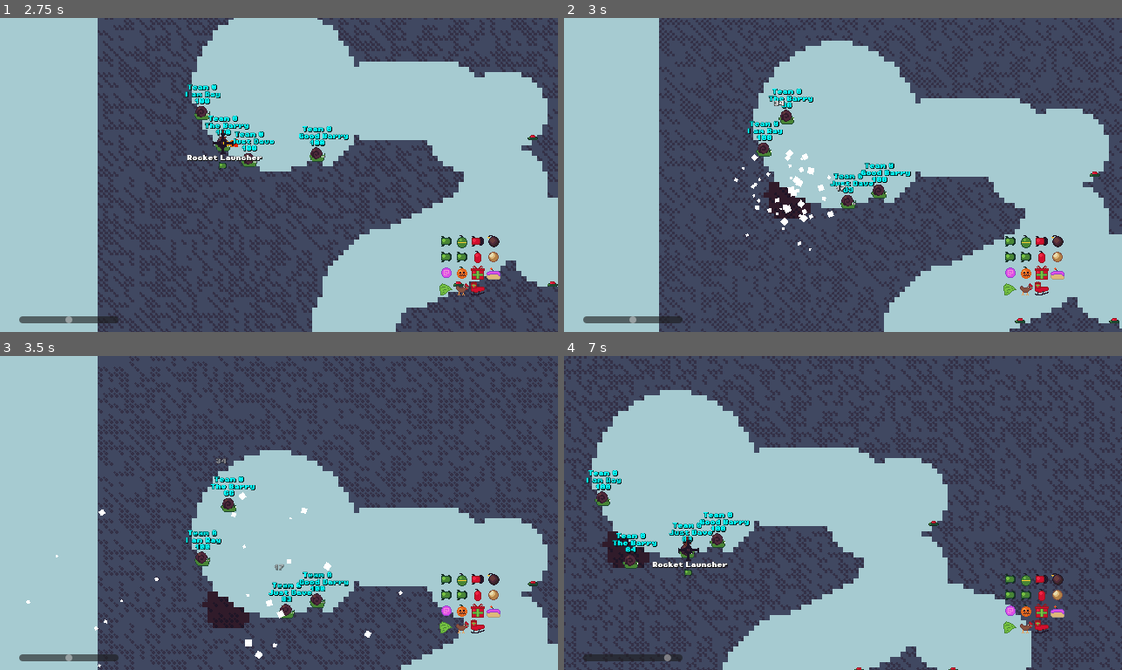
Above: before the commit, frames 1-4 (two rows, left to right).
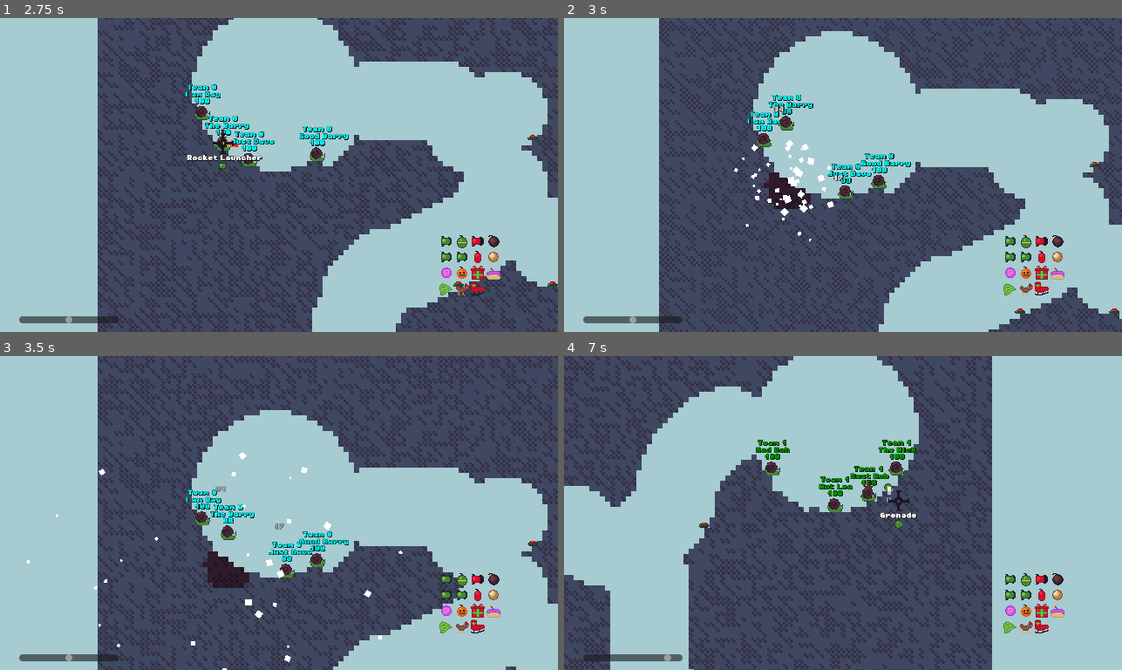
Above: after the commit, the same moments.

Repository: codingbanana21/Snail-Wars
Game: Godot game, scene res://scenes/main_menu.tscn
The game is run twice, just before and just after one commit, with the same random seed, the same clock (stepped at 60 frames per second) and the same inputs.
Inputs (mouse positions are in pixels of both pictures, inside the frame that each line leads up to):
- Up to frame 1 (2.75 s): click (401, 278) at 0.52 s; type "12" at 0.6 s; click "Mine time" at 1.25 s; tap Enter (skip) at 2 s; move the mouse to (401, 159) at 2.02 s; press the mouse at (401, 159) at 2.03 s; hold D (right) from 2.03 s (still down); tap W (jump) at 2.27 s
- Up to frame 2 (3 s): keep holding D (right); move the mouse to (731, 190) at 2.77 s; release the mouse at (731, 190) at 2.78 s; tap Mouse wheel down (last_weapon) at 2.85 s
- Up to frame 3 (3.5 s): keep holding D (right); tap W (jump) at 3.02 s
- Up to frame 4 (7 s): move the mouse to (898, 443) at 3.52 s; release D (right) at 3.53 s; hold A (left) 3.53-4.28 s; right-click (898, 443) at 3.6 s; move the mouse to (837, 519) at 4.27 s; hold D (right) 4.28-5.78 s; tap Mouse wheel up (next_weapon) at 4.35 s; tap W (jump) at 4.52, 5.27, 6.02 s; move the mouse to (887, 516) at 5.02 s; press the mouse at (887, 516) at 5.03 s; move the mouse to (798, 509) at 5.77 s; release the mouse at (798, 509) at 5.78 s; hold S (back_jump) 5.78-6.53 s; tap Mouse wheel down (last_weapon) at 5.85 s; move the mouse to (848, 513) at 6.52 s; hold D (right) from 6.53 s (still down); right-click (848, 513) at 6.6 s

Frame 1 is identical in both runs. In frame 2, 22% of the frame differs, in the area x 17-100%, y 0-100%; in frame 3, 38%; in frame 4, 71%, in the area x 0-100%, y 0-100%.

Commit message:
Projectile chanages

Diff:
--- a/projectiles/air_strike.tscn
+++ b/projectiles/air_strike.tscn
@@ -3,7 +3,7 @@
 [ext_resource type="PackedScene" uid="uid://cubfm8w8o5obj" path="res://projectiles/projectile.tscn" id="1_y44nj"]
 
 [node name="AirStrike" unique_id=791496552 instance=ExtResource("1_y44nj")]
-size = 7
+size = 6.5
 speed = 0
 min_speed = 300
 gravity = 300
--- a/projectiles/bullet.tscn
+++ b/projectiles/bullet.tscn
@@ -9,7 +9,7 @@
 [node name="Bullet" unique_id=791496552 instance=ExtResource("1_4ambd")]
 damage = 35
 size = 3
-knockback = 30
+knockback = 20
 speed = 0
 min_speed = 1000
 gravity = 0
--- a/projectiles/cake_tnt.tscn
+++ b/projectiles/cake_tnt.tscn
@@ -8,8 +8,8 @@
 
 [node name="CakeTNT" unique_id=791496552 instance=ExtResource("1_ipt5o")]
 damage = 100
-size = 10
-knockback = 100
+size = 9.0
+knockback = 80
 speed = 0
 min_speed = 0
 timer = 1.0
--- a/projectiles/chicken.tscn
+++ b/projectiles/chicken.tscn
@@ -7,10 +7,12 @@
 size = Vector2(14, 11)
 
 [node name="Chicken" unique_id=791496552 instance=ExtResource("1_3yjh5")]
-damage = 30
+damage = 25
+size = 3
+knockback = 20
 gravity = 300
 spawns = Array[String](["egg"])
-spawn_time = 0.65
+spawn_time = 0.5
 
 [node name="Image" parent="." index="1" unique_id=2045045234]
 texture = ExtResource("2_77rtt")
--- a/projectiles/chrismas_present.tscn
+++ b/projectiles/chrismas_present.tscn
@@ -11,14 +11,14 @@
 
 [node name="ChrismasPresent" unique_id=791496552 instance=ExtResource("1_rgqa7")]
 damage = 15
-size = 3
+size = 3.5
 knockback = 20
 speed = 0
 min_speed = 0
 timer = 0.0
 end_player_turn = false
 effect_by_wind = false
-spawns = Array[String](["mine", "cake_tnt", "chrismas_present", "egg", "snail", "fragment"])
+spawns = Array[String](["mine", "cake_tnt", "chrismas_present", "egg", "snail", "spring"])
 
 [node name="Image" parent="." index="1" unique_id=2045045234]
 rotation = -1.5707964
--- a/projectiles/drill.tscn
+++ b/projectiles/drill.tscn
@@ -5,10 +5,9 @@
 
 [node name="Drill" unique_id=152536886 instance=ExtResource("1_d7knd")]
 damage = 10
-size = 3
+size = 3.5
 knockback = 30
 speed = 45
-min_speed = 60
 gravity = 300
 projectile_hp = 8
 hit_stun_time = 0.15
--- a/projectiles/drill_strike.tscn
+++ b/projectiles/drill_strike.tscn
@@ -5,12 +5,12 @@
 
 [node name="DrillStrike" unique_id=791496552 instance=ExtResource("1_qlak5")]
 damage = 10
-size = 3
+size = 3.5
 knockback = 30
 speed = 0
 min_speed = 300
 gravity = 300
-projectile_hp = 8
+projectile_hp = 6
 hit_stun_time = 0.15
 timer = 5.0
 spawn_at_mouse = true
--- a/projectiles/egg.tscn
+++ b/projectiles/egg.tscn
@@ -4,13 +4,13 @@
 [ext_resource type="Texture2D" uid="uid://ymo86tugl5dn" path="res://assets/images/egg.png" id="2_p7omn"]
 
 [sub_resource type="CapsuleShape2D" id="CapsuleShape2D_0rjek"]
-radius = 6.0
-height = 16.0
+radius = 5.0
+height = 12.0
 
 [node name="Egg" unique_id=791496552 instance=ExtResource("1_1jwhj")]
-damage = 15
-size = 3
-knockback = 30
+damage = 25
+size = 3.5
+knockback = 20
 speed = 0
 min_speed = 0
 players_projectile = false
@@ -18,5 +18,8 @@
 [node name="Image" parent="." index="1" unique_id=2045045234]
 texture = ExtResource("2_p7omn")
 
-[node name="CollisionShape2D" parent="DetectBox" parent_id_path=PackedInt32Array(289666369) index="0" unique_id=1905896826]
+[node name="DetectBox" parent="." index="3" unique_id=289666369]
+collision_layer = 0
+
+[node name="CollisionShape2D" parent="DetectBox" index="0" unique_id=1905896826]
 shape = SubResource("CapsuleShape2D_0rjek")
--- a/projectiles/father_chrismas.tscn
+++ b/projectiles/father_chrismas.tscn
@@ -13,7 +13,7 @@
 timer = 2.0
 effect_by_wind = false
 spawns = Array[String](["chrismas_present"])
-spawn_time = 0.35
+spawn_time = 0.25
 
 [node name="Image" parent="." index="1" unique_id=2045045234]
 texture = ExtResource("2_2nj0q")
--- a/projectiles/leaf.tscn
+++ b/projectiles/leaf.tscn
@@ -8,8 +8,8 @@
 
 [node name="Leaf" unique_id=791496552 instance=ExtResource("1_acmeg")]
 damage = 35
-size = 3
-knockback = 80
+size = 3.5
+knockback = 70
 life_steel = 30
 gravity = 300
 timer = 1.5
--- a/projectiles/mine.tscn
+++ b/projectiles/mine.tscn
@@ -10,9 +10,9 @@
 size = Vector2(9, 16)
 
 [node name="Mine" unique_id=791496552 instance=ExtResource("1_1y4n3")]
-damage = 35
-size = 4
-knockback = 30
+damage = 30
+size = 3.5
+knockback = 25
 speed = 0
 min_speed = 0
 timer = 0.0
--- a/projectiles/present.tscn
+++ b/projectiles/present.tscn
@@ -7,8 +7,8 @@
 size = Vector2(12, 11)
 
 [node name="Present" unique_id=791496552 instance=ExtResource("1_s7eb1")]
-damage = 15
-size = 3
+damage = 0
+size = 0.0
 knockback = 0
 speed = 0
 min_speed = 300
@@ -16,7 +16,7 @@
 spawn_at_mouse = true
 end_player_turn = false
 effect_by_wind = false
-spawns = Array[String](["air_strike", "pumkin_grenade", "teleporta", "tnt", "cake_tnt"])
+spawns = Array[String](["air_strike", "drill_strike", "pumkin_grenade", "teleporta", "tnt", "cake_tnt", ""])
 
 [node name="Image" parent="." index="1" unique_id=2045045234]
 texture = ExtResource("2_hm0fc")
--- a/projectiles/pumkin_grenade.tscn
+++ b/projectiles/pumkin_grenade.tscn
@@ -8,8 +8,8 @@
 
 [node name="PumkinGrenade" unique_id=791496552 instance=ExtResource("1_upu3b")]
 damage = 25
-size = 3
-knockback = 30
+size = 3.5
+knockback = 20
 timer = 1.0
 bounce = true
 end_player_turn = false
--- a/projectiles/snail.tscn
+++ b/projectiles/snail.tscn
@@ -7,8 +7,8 @@
 radius = 7.566373
 
 [node name="Snail" unique_id=791496552 instance=ExtResource("1_3a5e7")]
-damage = 20
-size = 4
+damage = 25
+size = 3.5
 knockback = 20
 speed = 0
 min_speed = 0
--- a/projectiles/super_mine.tscn
+++ b/projectiles/super_mine.tscn
@@ -11,7 +11,7 @@
 
 [node name="SuperMine" unique_id=791496552 instance=ExtResource("1_mw335")]
 scale = Vector2(1.5, 1.5)
-damage = 200
+damage = 300
 size = 50
 knockback = 200
 speed = 0
--- a/projectiles/teleporta.tscn
+++ b/projectiles/teleporta.tscn
@@ -8,7 +8,7 @@
 
 [node name="Teleporta" unique_id=791496552 instance=ExtResource("1_4dcfj")]
 damage = 25
-size = 3
+size = 3.5
 knockback = 20
 gravity = 300
 teleports_player = true
--- a/projectiles/tnt.tscn
+++ b/projectiles/tnt.tscn
@@ -10,7 +10,7 @@
 [node name="TNT" unique_id=791496552 instance=ExtResource("1_2ywih")]
 damage = 65
 size = 7
-knockback = 70
+knockback = 55
 speed = 0
 min_speed = 0
 bounce = true
--- a/scripts/Globals.gd
+++ b/scripts/Globals.gd
@@ -4,7 +4,7 @@
 const WEAPONS_NAMES: Array[String] = ["Rocket Launcher","Grenade","Drill Rocket","Bomb","Air Strike","Drill Strike","TNT","Gun","Teleporta","Pumkin Grenade","Present Strike","Cake TNT","Healing Leaf","Chicken","Father Chrismas"]
 const SAVE_PATH = "user://Save.tres"
 const GAME_VERSION: float = 0.4
-var WEAPON_SET: Array[Array] = [
+const WEAPON_SET: Array[Array] = [
 	[[-1,-1,2,3,1,1,1,3,2,1,1,0,1,1,0]],
 	[[-1,-1,-1,-1,-1,-1,-1,-1,-1,-1,-1,-1,-1,-1,-1]],
 	[[-1,-1,3,4,0,0,2,4,3,2,0,1,0,3,0]],
@@ -32,6 +32,7 @@
 var wind: int = 0
 var teams_weapons: Array[Array]
 var map: String = "1m"
+var explosion_power: float = 1.0
 
 var rng = RandomNumberGenerator.new()
 
--- a/scripts/projectile.gd
+++ b/scripts/projectile.gd
@@ -11,7 +11,7 @@
 #projectile stats
 @export var damage: int = 45
 @export var size: int = 5
-@export var knockback: int = 50
+@export var knockback: int = 40
 @export var life_steel: int = 0
 @export var speed: int = 60
 @export var min_speed: int = 80
@@ -39,6 +39,18 @@
 
 
 func _ready() -> void:
+	if min_speed > speed:
+		speed = min_speed
+
+	#spawn type normal or strike
+	if spawn_at_mouse:
+		global_position.x = Mouse.global_position.x
+		global_position.y = -2148.0
+		velocity.y += speed
+	else:
+		global_position += transform.x * 16.0
+		velocity += transform.x * speed
+
 	if players_projectile:
 		parent = get_parent()
 
@@ -56,18 +68,6 @@
 
 	if collision_shape_2d.shape != null:
 		bodys_needed = 2
-
-	if min_speed > speed:
-		speed = min_speed
-
-	#spawn type normal or strike
-	if spawn_at_mouse:
-		global_position.x = Mouse.global_position.x
-		global_position.y = -2148.0
-		velocity.y += speed
-	else:
-		global_position += transform.x * 16.0
-		velocity += transform.x * speed
 
 
 func _physics_process(delta: float) -> void:
@@ -133,13 +133,13 @@
 
 	#get map and explode it
 	for map in get_tree().get_nodes_in_group("Map"):
-		map.explode_tile.rpc(global_position, size)
+		map.explode_tile.rpc(global_position, size * Globals.explosion_power)
 
 	#hit players
 	for player: Player in get_tree().get_nodes_in_group("Player"):
 		var dis_to: float = global_position.distance_to(player.global_position)
-		if dis_to < (8.0 * size) + 8.0:
-			var hit_power: float = clampf(16.0 / dis_to, 0.01, 1.0)
+		if dis_to < (8.0 * size * Globals.explosion_power) + 8.0:
+			var hit_power: float = clampf(16.0 / dis_to, 0.01, 1.0) * Globals.explosion_power
 			player.hit.rpc(int(damage * hit_power), (player.global_position - global_position) * hit_power * knockback)
 
 			if players_projectile and life_steel > 0:
